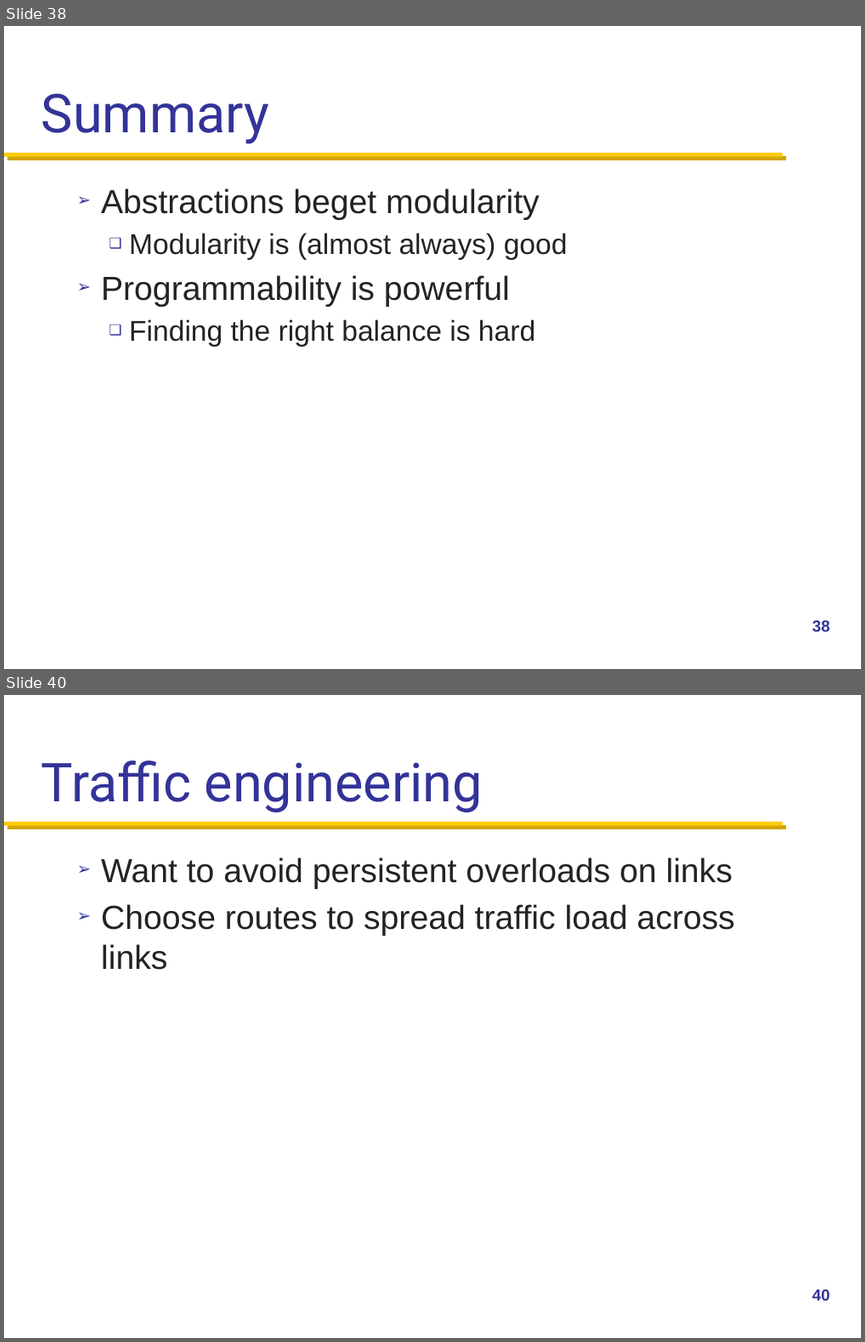
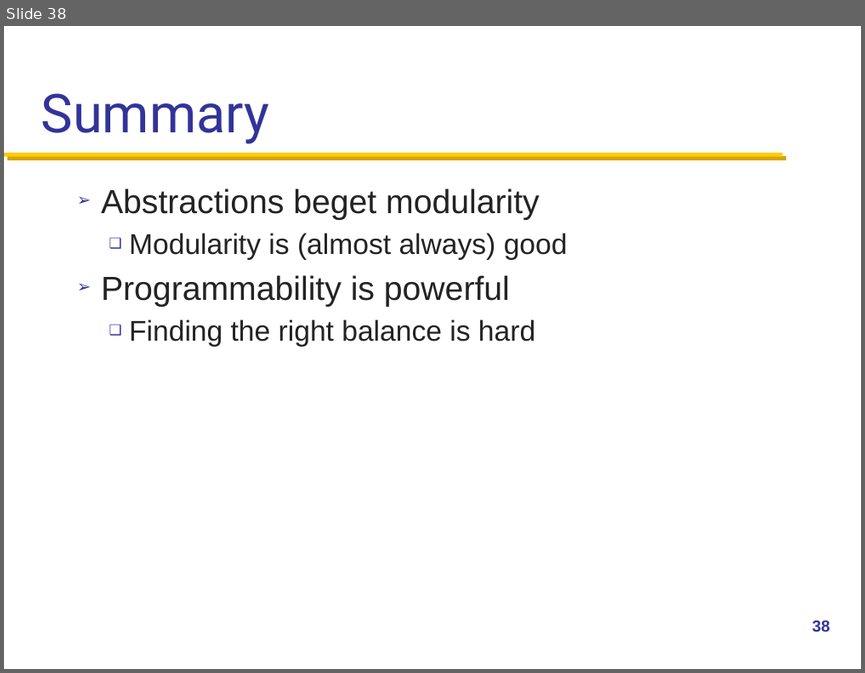
Before and after one commit to henryhxu/CSCI4430-ESTR4120, a slide deck: lectures/lec14.pptx. Shown one above the other, each under a label of ours: slides 38 and 40 before the commit, slide 38 after it; the slides between them are not shown. The pictures are 865x1342 and 865x673 pixels, drawn with LibreOffice and Linux fonts; fonts in the diff are those of the drawing; background and template pictures are left out. Boxes give left, top, right and bottom in pixels: in the first picture for what was removed or moved away, otherwise in the second. Text is boxed around its words. In the diff, an @@ line names an element or a change of style, - is before the commit and + after.

```diff
--- a/lectures/lec14.pptx
+++ b/lectures/lec14.pptx
@@ slide 40 removed at <box>4,695,861,1338</box>, background #FFFFFF; not listed: 1 template element that a slide beside it also shows @@
@@ title removed at <box>41,760,483,812</box> @@
-Traffic engineering
@@ text removed at <box>101,857,734,970</box> @@
-➢ Want to avoid persistent overloads on links
-➢ Choose routes to spread traffic load across links
@@ page number removed at <box>812,1289,830,1300</box> @@
-40
```
Also in this commit, not shown: 1 slide changed, 6 other slides removed.
